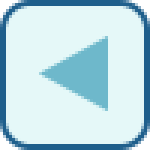
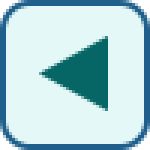
Comparing the layer stacks of the two w=150, h=150 images. Changes:
painted on "Polygon 1" over [39, 36, 108, 111]
